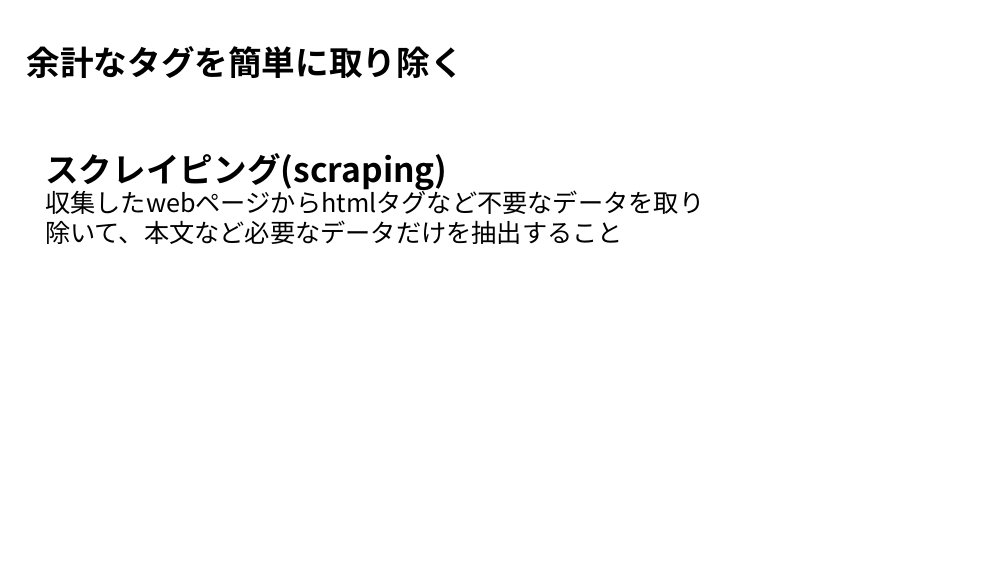
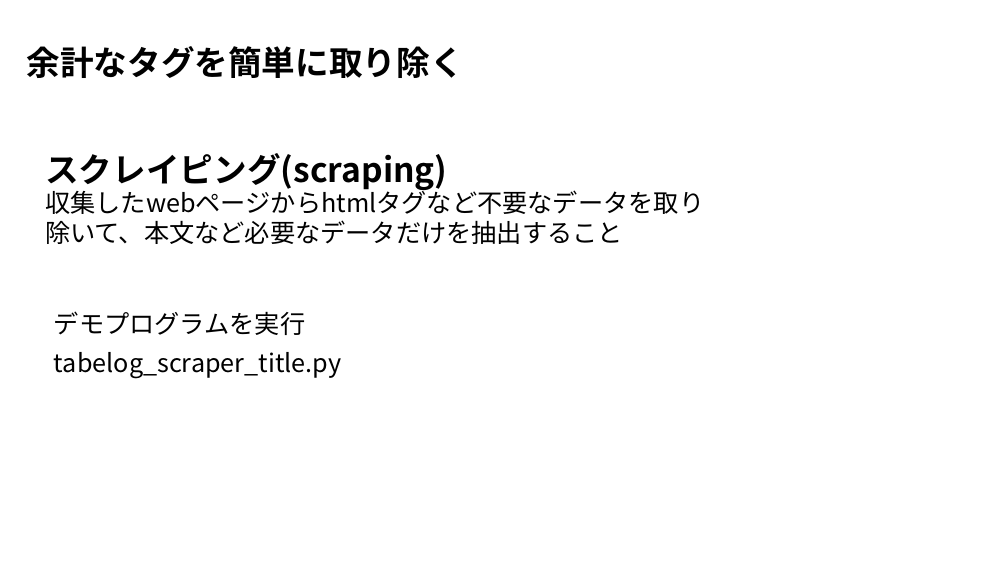
Before and after one commit to ueharaLab/bigdata4_scraper, a slide deck: slide 7 of bigdata4 scraper.pptx. Drawn at 1008x567 pixels with LibreOffice and Linux fonts; fonts in the diff are those of the drawing. Boxes give left, top, right and bottom in pixels: in the first picture for what was removed or moved away, otherwise in the second. Text is boxed around its words. In the diff, an @@ line names an element or a change of style, - is before the commit and + after.

Commit message:
0613 613

```diff
--- a/bigdata4 scraper.pptx
+++ b/bigdata4 scraper.pptx
@@ text added at [54,311,305,335], 24 pt, text #000000 @@
+デモプログラムを実行
@@ text added at [54,352,341,379], 24 pt, text #000000 @@
+tabelog_scraper_title.py
```
Also in this commit, not shown: 2 other slides changed, 1 slide added.
